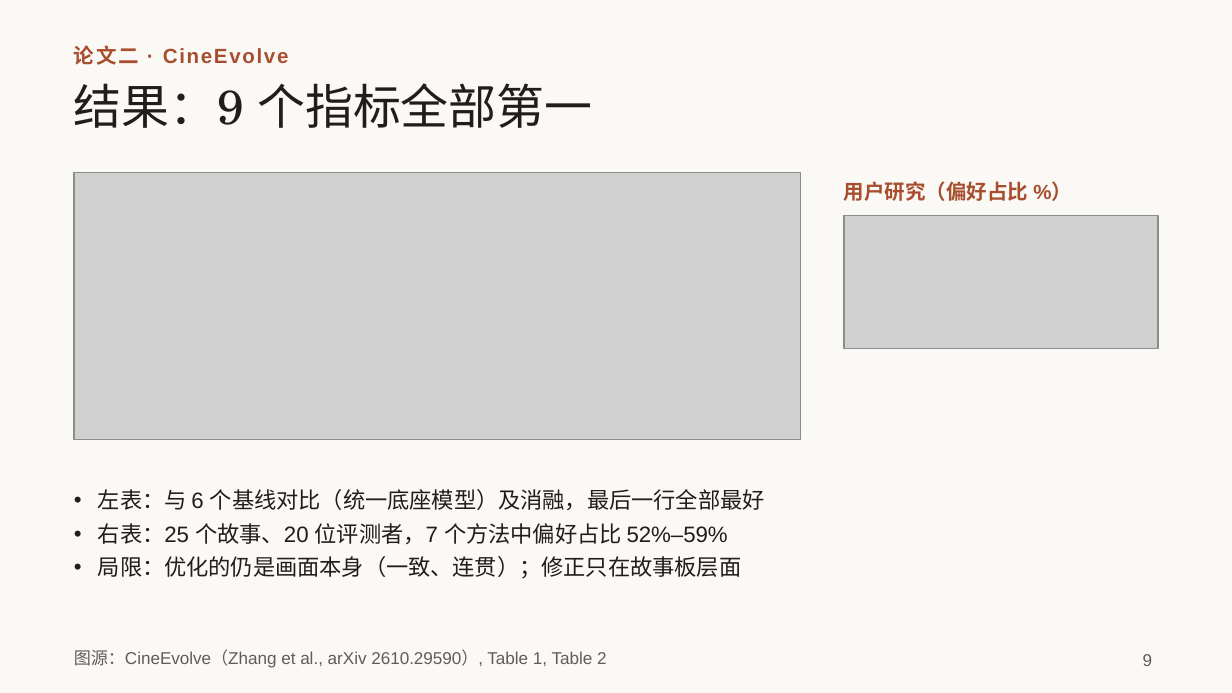
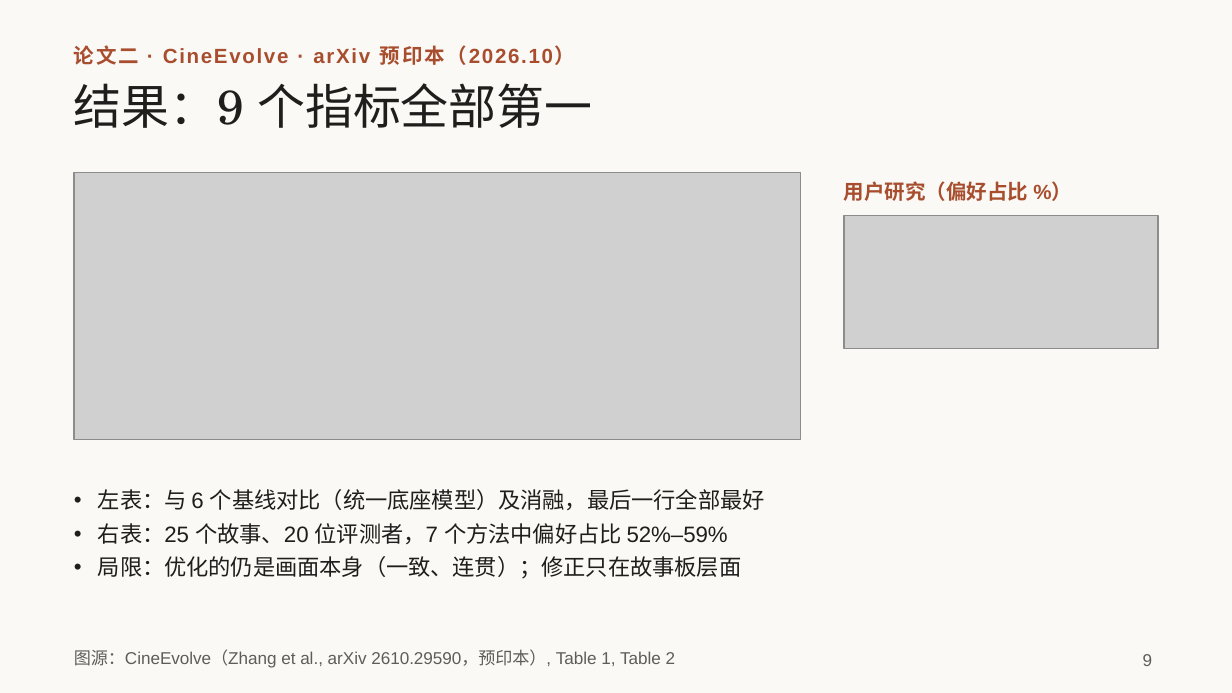
Before and after one commit to irving-2222/ICML, a slide deck: slide 9 of talk/研究分享_从多智能体协作到自进化.pptx. Drawn at 1232x693 pixels with LibreOffice and Linux fonts; fonts in the diff are those of the drawing; grey boxes stand for pictures. Boxes give left, top, right and bottom in pixels: in the first picture for what was removed or moved away, otherwise in the second. Text is boxed around its words. In the diff, an @@ line names an element or a change of style, - is before the commit and + after.

```diff
--- a/talk/研究分享_从多智能体协作到自进化.pptx
+++ b/talk/研究分享_从多智能体协作到自进化.pptx
@@ text at (74,45,576,65): text changed @@
-论文二 · CineEvolve
+论文二 · CineEvolve · arXiv 预印本（2026.10）
@@ text at (74,649,676,668): text changed @@
-图源：CineEvolve（Zhang et al., arXiv 2610.29590）, Table 1, Table 2
+图源：CineEvolve（Zhang et al., arXiv 2610.29590，预印本）, Table 1, Table 2
```
Also in this commit, not shown: 6 other slides changed.
